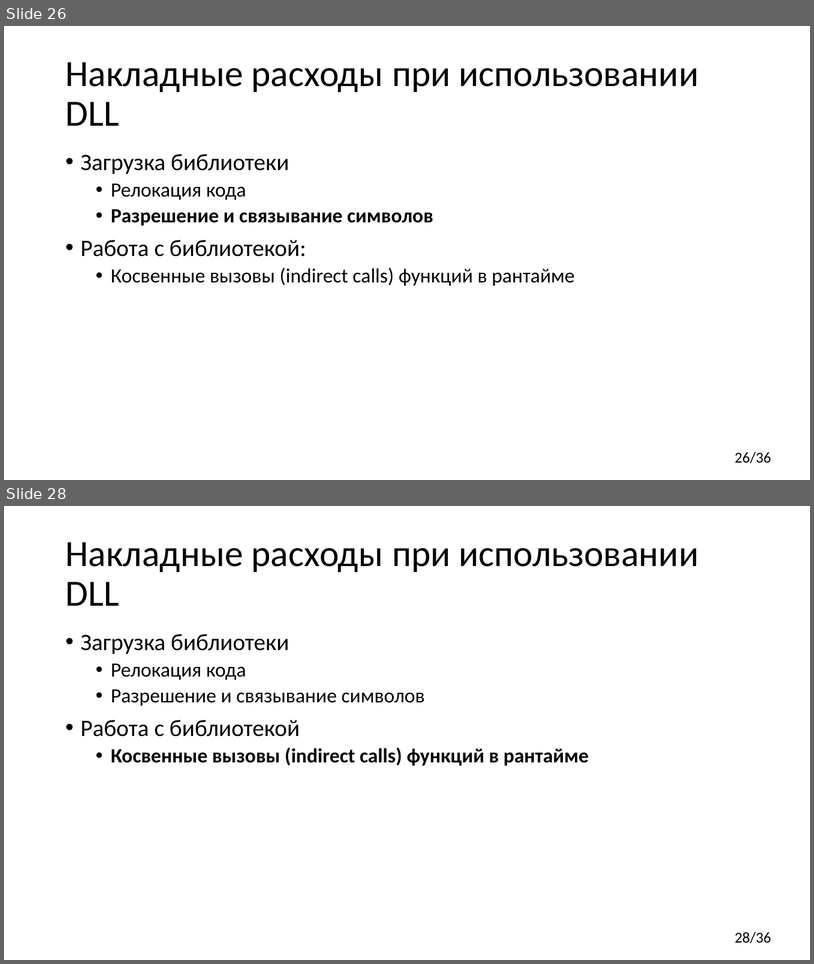
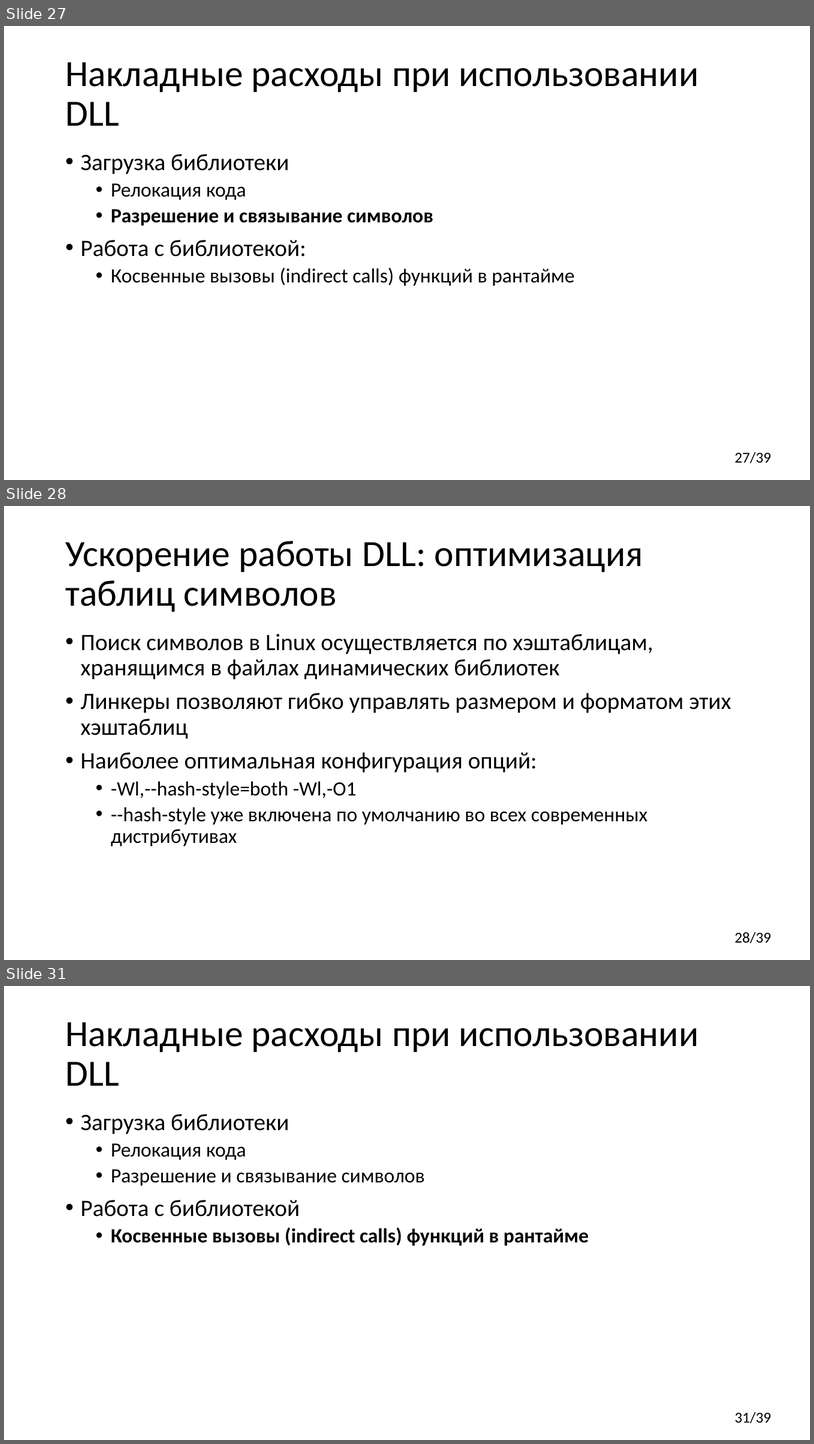
Before and after one commit to yugr/CppRussia, a slide deck: 2024/RU.pptx. Shown one above the other, each under a label of ours: slides 26 and 28 before the commit, slides 27, 28 and 31 after it; the slides between them are not shown. The pictures are 814x964 and 814x1444 pixels, drawn with LibreOffice and Linux fonts; fonts in the diff are those of the drawing. Boxes give left, top, right and bottom in pixels: in the first picture for what was removed or moved away, otherwise in the second. Text is boxed around its words. In the diff, an @@ line names an element or a change of style, - is before the commit and + after.

```diff
--- a/2024/RU.pptx
+++ b/2024/RU.pptx
@@ slide 28 added at <box>4,506,810,960</box>, background #FFFFFF; not listed: 1 template element that a slide beside it also shows @@
@@ title added at <box>65,541,644,612</box>, 44 pt, text #000000 @@
+Ускорение работы DLL: оптимизация таблиц символов
@@ text added at <box>81,634,731,846</box>, 28 pt, text #000000 @@
+• Поиск символов в Linux осуществляется по хэштаблицам, хранящимся в файлах динамических библиотек
+• Линкеры позволяют гибко управлять размером и форматом этих хэштаблиц
+• Наиболее оптимальная конфигурация опций:
+  • -Wl,--hash-style=both -Wl,-O1
+  • --hash-style уже включена по умолчанию во всех современных дистрибутивах
@@ what was slide 26 is now slide 27 @@
@@ page number at <box>735,451,771,463</box>: text changed @@
-26/36
+27/39
@@ what was slide 28 is now slide 31 @@
@@ page number at <box>735,1411,771,1423</box>: text changed @@
-28/36
+31/39
```
Also in this commit, not shown: 8 slides changed, 2 other slides added.
